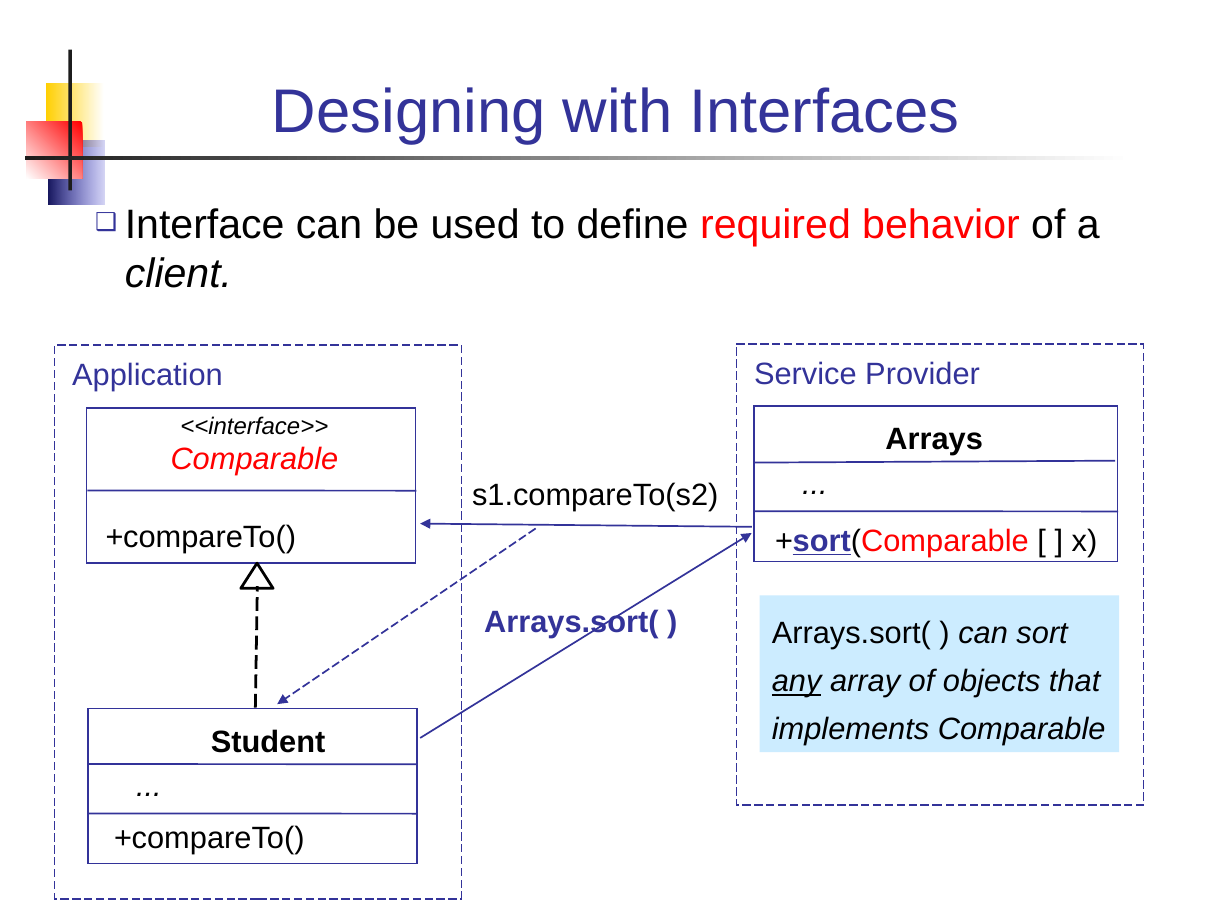
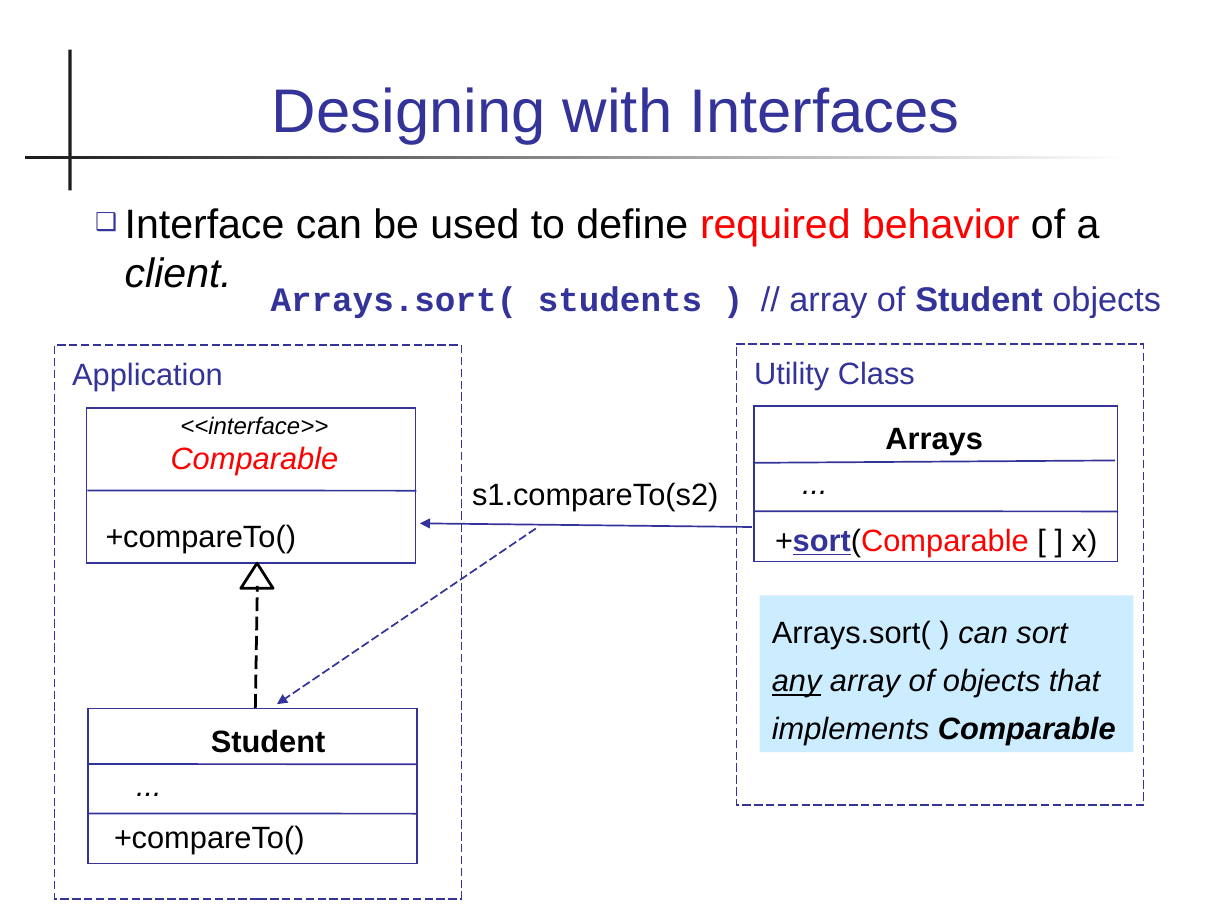
Before and after one commit to skeoop/skeoop.github.io, a slide deck: slide 5 of week2/3-Designing-with-Interfaces.ppt (slide 6 before the commit). Drawn at 1232x924 pixels with LibreOffice and Linux fonts; fonts in the diff are those of the drawing. Boxes give left, top, right and bottom in pixels: in the first picture for what was removed or moved away, otherwise in the second. Text is boxed around its words. In the diff, an @@ line names an element or a change of style, - is before the commit and + after.

```diff
--- a/week2/3-Designing-with-Interfaces.ppt
+++ b/week2/3-Designing-with-Interfaces.ppt
@@ rectangle removed at <box>46,83,103,147</box> @@
@@ rectangle removed at <box>27,122,83,179</box> @@
@@ rectangle removed at <box>48,140,103,205</box> @@
@@ text added at <box>271,286,1160,318</box>, 20 pt, text #333399, bold @@
+Arrays.sort( students ) // array of Student objects
@@ text removed at <box>754,361,980,385</box> @@
-Service Provider
@@ text added at <box>754,361,915,389</box>, 18 pt, text #333399 @@
+Utility Class
@@ arrow removed from (421, 738) to (752, 533) @@
@@ rectangle "Arrays.sort( ) can sort any ...": place and size @@
-rectangle "Arrays.sort( ) can sort any ..." at <box>760,595,1120,752</box>
+rectangle "Arrays.sort( ) can sort any ..." at <box>760,595,1133,752</box>
@@ rectangle "Arrays.sort( ) can sort any ..." at <box>760,595,1133,752</box>: bold on in "Comparable" @@
@@ text removed at <box>484,608,658,638</box> @@
-Arrays.sort( )
```
Also in this commit, not shown: 8 other slides changed, 1 slide removed, 6 other files.
